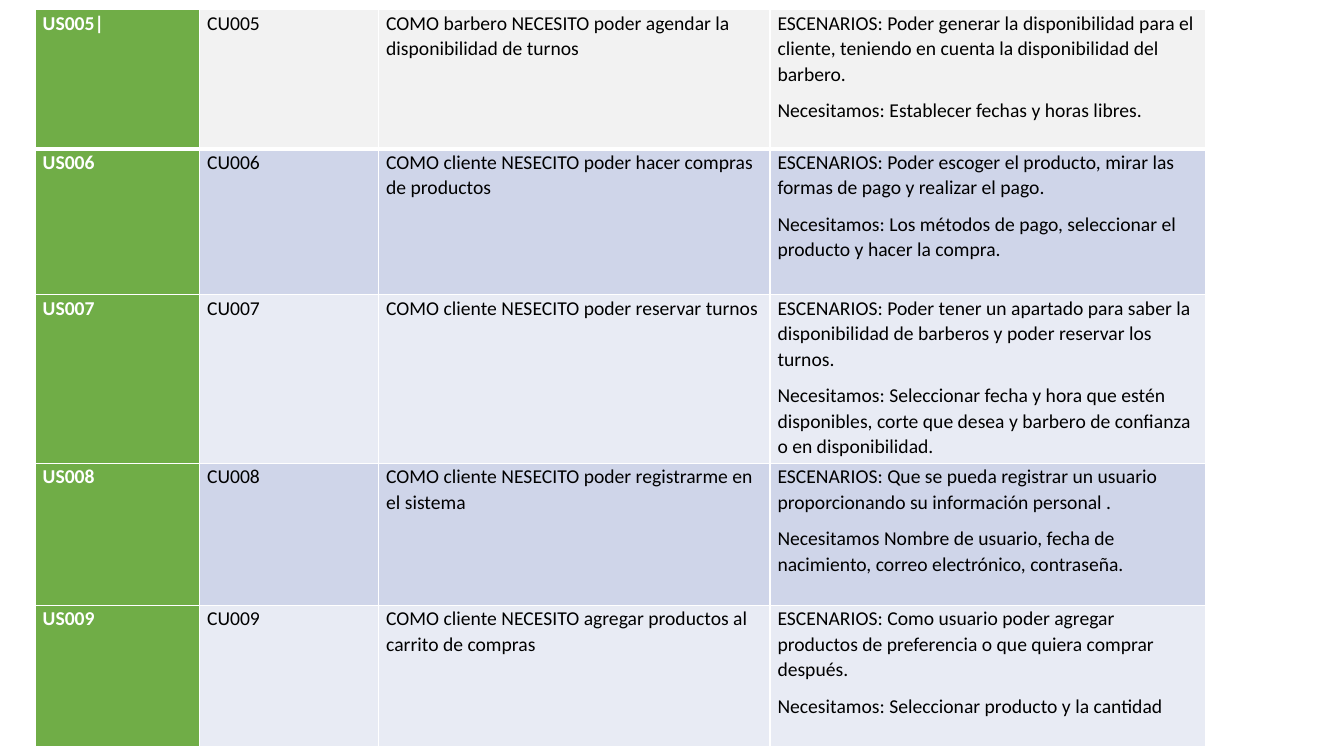
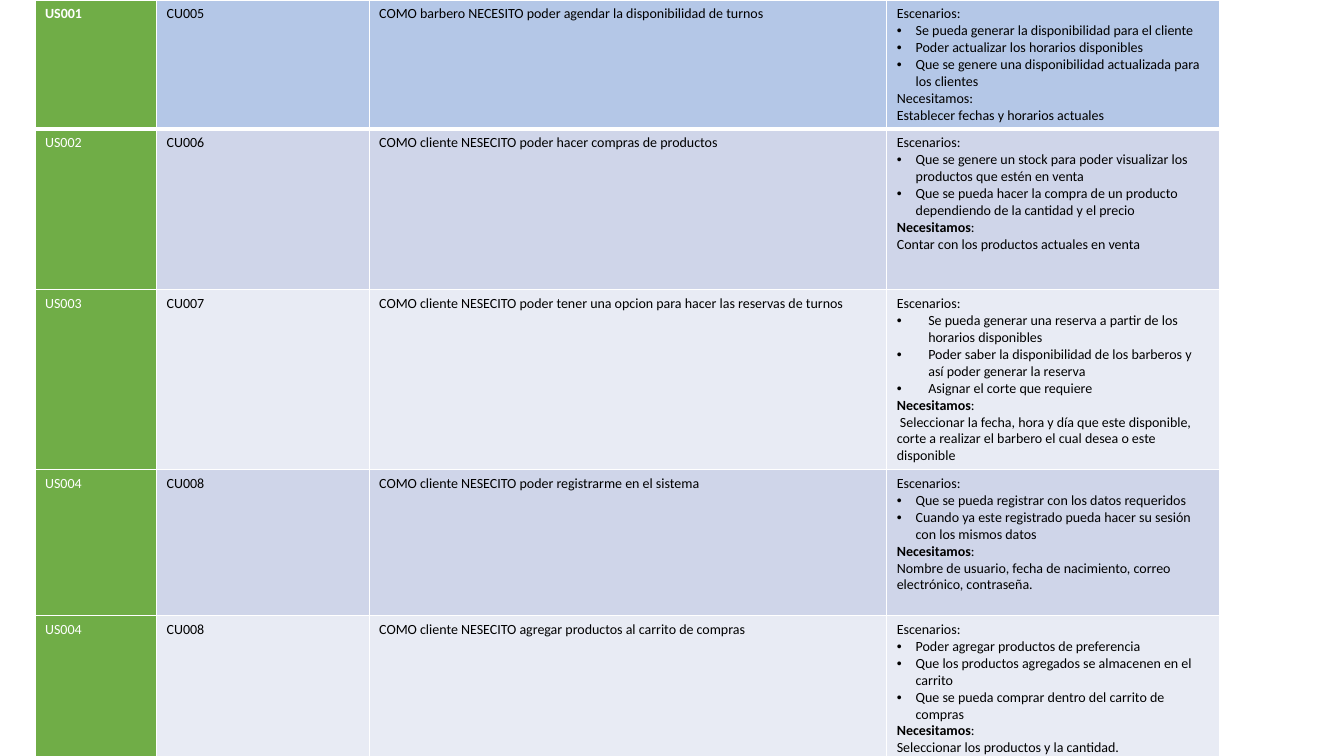
Before and after one commit to luiscarlosmedina/Master-Barber, a slide deck: slide 8 of RF-RNF-HU.pptx. Drawn at 1344x756 pixels with LibreOffice and Linux fonts; fonts in the diff are those of the drawing; background and template pictures are left out. Boxes give left, top, right and bottom in pixels: in the first picture for what was removed or moved away, otherwise in the second. Text is boxed around its words. In the diff, an @@ line names an element or a change of style, - is before the commit and + after.

Commit message:
HU
ACTUAL

```diff
--- a/RF-RNF-HU.pptx
+++ b/RF-RNF-HU.pptx
@@ table at box(35, 0, 1221, 756) @@
-row 1, column 1: US005|
+row 1, column 1: US001
-row 1, column 4: ESCENARIOS: Poder generar la disponibilidad para el cliente, teniendo en cuenta la disponibilidad del barbero. / Necesitamos: Establecer fechas y horas libres.
+row 1, column 4: Escenarios: / Se pueda generar la disponibilidad para el cliente / Poder actualizar los horarios disponibles / Que se genere una disponibilidad actualizada para los clientes / Necesitamos: / Establecer fechas y horarios actuales
-row 2, column 1: US006
+row 2, column 1: US002
-row 2, column 4: ESCENARIOS: Poder escoger el producto, mirar las formas de pago y realizar el pago. / Necesitamos: Los métodos de pago, seleccionar el producto y hacer la compra.
+row 2, column 4: Escenarios: / Que se genere un stock para poder visualizar los productos que estén en venta / Que se pueda hacer la compra de un producto dependiendo de la cantidad y el precio / Necesitamos: / Contar con los productos actuales en venta
-row 3: US007 | CU007 | COMO cliente NESECITO poder reservar turnos | ESCENARIOS: Poder tener un apartado para saber la disponibilidad de barberos y poder reservar los turnos. / Necesitamos: Seleccionar fecha y hora que estén disponibles, corte que desea y barbero de confianza o en disponibilidad.
+row 3: US003 | CU007 | COMO cliente NESECITO poder tener una opcion para hacer las reservas de turnos | Escenarios: / Se pueda generar una reserva a partir de los horarios disponibles / Poder saber la disponibilidad de los barberos y así poder generar la reserva / Asignar el corte que requiere / Necesitamos: / Seleccionar la fecha, hora y día que este disponible, corte a realizar el barbero el cual desea o este disponible
-row 4, column 1: US008
+row 4, column 1: US004
-row 4, column 4: ESCENARIOS: Que se pueda registrar un usuario proporcionando su información personal . / Necesitamos Nombre de usuario, fecha de nacimiento, correo electrónico, contraseña.
+row 4, column 4: Escenarios: / Que se pueda registrar con los datos requeridos / Cuando ya este registrado pueda hacer su sesión con los mismos datos / Necesitamos: / Nombre de usuario, fecha de nacimiento, correo electrónico, contraseña.
-row 5: US009 | CU009 | COMO cliente NECESITO agregar productos al carrito de compras | ESCENARIOS: Como usuario poder agregar productos de preferencia o que quiera comprar después. / Necesitamos: Seleccionar producto y la cantidad
+row 5: US004 | CU008 | COMO cliente NESECITO agregar productos al carrito de compras | Escenarios: / Poder agregar productos de preferencia / Que los productos agregados se almacenen en el carrito / Que se pueda comprar dentro del carrito de compras / Necesitamos: / Seleccionar los productos y la cantidad.
@@ fill #F2F2F2 to #B4C7E7 in 3 cells @@
@@ size 14 to 10 pt in "CU005", "COMO barbero NECESITO poder agendar la disponibilidad ...", "CU006", "COMO cliente NESECITO poder hacer compras de ..." and 3 more places @@
@@ line spacing 1.07 to 1 @@
@@ less space between paragraphs @@
@@ table: place and size @@
-table at box(35, 10, 1206, 747)
+table at box(35, 0, 1221, 756)
```
Also in this commit, not shown: 1 other slide changed, 1 other file.
